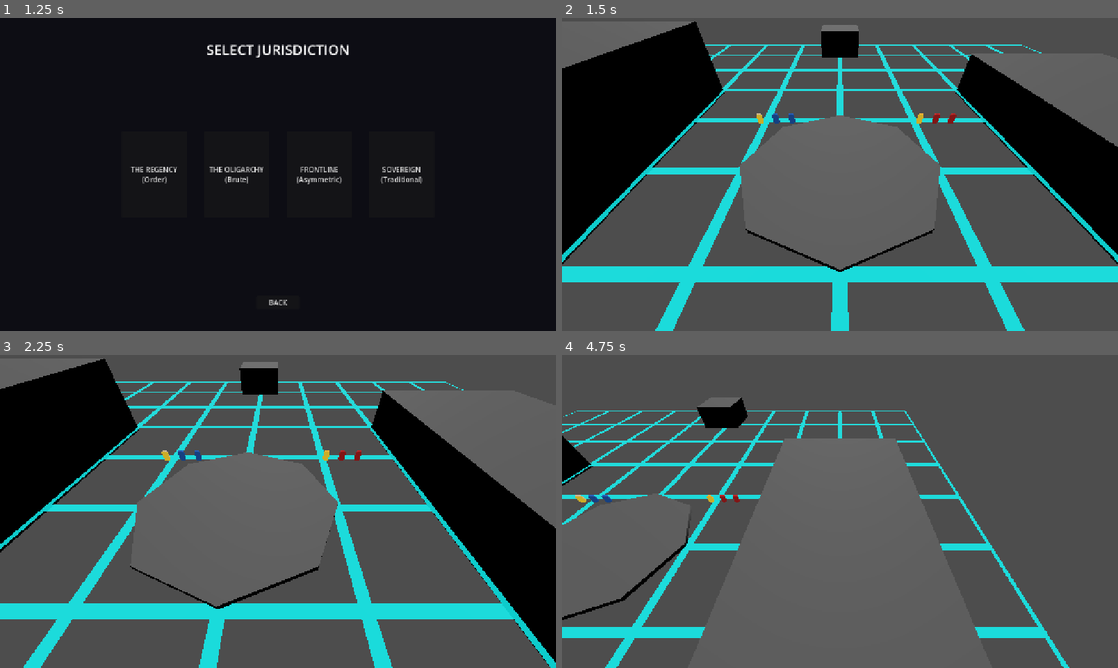
Above: before the commit, frames 1-4 (two rows, left to right).
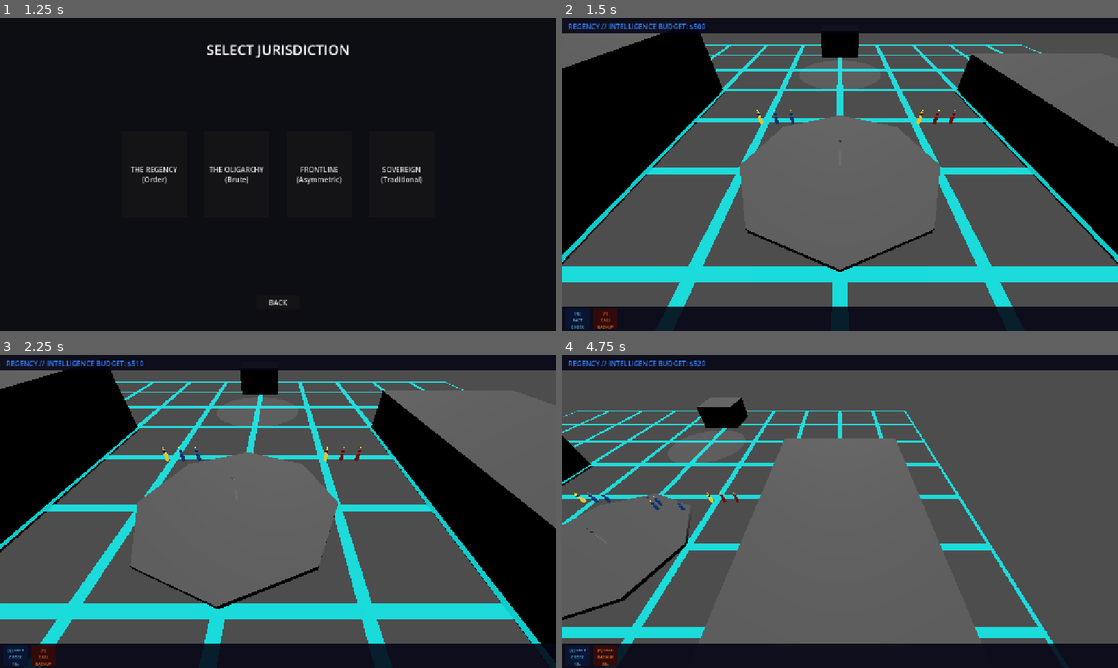
Above: after the commit, the same moments.

Repository: grantl12/rts
Game: Godot game, scene res://scenes/ui/main_menu.tscn
Two runs of this game, one before a commit and one after it. Both use one fixed random seed, a clock stepped at 60 frames per second and the inputs below.
Inputs (mouse positions are in pixels of both pictures, inside the frame that each line leads up to):
- Up to frame 1 (1.25 s): click "INITIATE NEW AUDIT" at 0.5 s
- Up to frame 2 (1.5 s): click "THE REGENCY (Order)" at 1.25 s
- Up to frame 3 (2.25 s): tap Enter at 2 s; move the mouse to (400, 495) at 2.02 s; hold Right (ui_right) from 2.03 s (still down); tap Q at 2.1 s; click (400, 495) at 2.17 s
- Up to frame 4 (4.75 s): tap E at 2.3, 2.85, 3.8, 4.35 s; move the mouse to (728, 527) at 2.77 s; release Right (ui_right) at 2.78 s; hold Down (ui_down) 2.78-3.53 s; click (728, 527) at 2.92 s; tap Q at 3.05, 3.6, 4.55 s; move the mouse to (895, 442) at 3.52 s; hold Right (ui_right) 3.53-4.28 s; click (895, 442) at 3.67 s; move the mouse to (812, 574) at 4.27 s; hold Up (ui_up) from 4.28 s (still down); click (812, 574) at 4.42 s

Frame 1 is identical in both runs. In frame 2, 13% of the frame differs, in the area x 0-100%, y 0-100%; in frame 3, 13%; in frame 4, 13%.

Commit message:
feat: HUD, audit points, unit visuals, Q/E abilities
- In-game HUD: faction budget (live), Q/E ability slots with cooldown timers, selection panel with block-char vitality/morale bars
- Unit visual pass: slimmer proportions, sphere head, soul leader crown, health bars above units, suppression grays body+head
- Audit points: three placed on The Quad (center, north, south) with glowing rings, capture progress bars, faction color shift, $75 capture bonus to ResourceManager
- Fixed audit point signals: body_entered/body_exited so CharacterBody3D units actually register
- Q = Fact Check (AOE de-suppress, 15s CD), E = Call Backup (3 reinforcements, 30s CD)
- ResourceManager + AbilityManager added as autoloads

Co-Authored-By: Claude Sonnet 4.6 <noreply@anthropic.com>

Diff:
--- a/client/project.godot
+++ b/client/project.godot
@@ -22,6 +22,8 @@
 [autoload]
 
 SupabaseManager="*res://scripts/managers/supabase_manager.gd"
+ResourceManager="*res://scripts/managers/resource_manager.gd"
+AbilityManager="*res://scripts/managers/ability_manager.gd"
 
 [display]
 
--- a/client/scenes/maps/the_quad.tscn
+++ b/client/scenes/maps/the_quad.tscn
@@ -1,10 +1,12 @@
-[gd_scene load_steps=6 format=3 uid="uid://c8y5j2w1u6k5b"]
+[gd_scene load_steps=8 format=3 uid="uid://c8y5j2w1u6k5b"]
 
 [ext_resource type="Script" path="res://scripts/maps/map_base.gd" id="1_map"]
 [ext_resource type="Material" path="res://materials/neon_grid_mat.tres" id="2_mat"]
 [ext_resource type="Script" path="res://scripts/camera_controller.gd" id="3_cam"]
 [ext_resource type="Script" path="res://scripts/managers/skirmish_manager.gd" id="4_skirmish"]
 [ext_resource type="Script" path="res://scripts/input_controller.gd" id="5_input"]
+[ext_resource type="Script" path="res://scripts/ui/game_hud.gd" id="6_hud"]
+[ext_resource type="Script" path="res://scripts/maps/audit_point.gd" id="7_ap"]
 
 [node name="TheQuad" type="Node3D"]
 script = ExtResource("1_map")
@@ -20,6 +22,9 @@
 
 [node name="InputController" type="Node3D" parent="."]
 script = ExtResource("5_input")
+
+[node name="GameHUD" type="CanvasLayer" parent="."]
+script = ExtResource("6_hud")
 
 [node name="WorldEnvironment" type="WorldEnvironment" parent="."]
 
@@ -47,3 +52,18 @@
 transform = Transform3D(1, 0, 0, 0, 1, 0, 0, 0, 1, 30, 3, 0)
 use_collision = true
 size = Vector3(20, 6, 40)
+
+[node name="AP_Center" type="Area3D" parent="."]
+transform = Transform3D(1, 0, 0, 0, 1, 0, 0, 0, 1, 0, 1, 0)
+script = ExtResource("7_ap")
+point_name = "THE QUAD"
+
+[node name="AP_North" type="Area3D" parent="."]
+transform = Transform3D(1, 0, 0, 0, 1, 0, 0, 0, 1, 0, 1, -28)
+script = ExtResource("7_ap")
+point_name = "NORTH PLAZA"
+
+[node name="AP_South" type="Area3D" parent="."]
+transform = Transform3D(1, 0, 0, 0, 1, 0, 0, 0, 1, 0, 1, 28)
+script = ExtResource("7_ap")
+point_name = "SOUTH STEPS"
--- a/client/scripts/input_controller.gd
+++ b/client/scripts/input_controller.gd
@@ -2,6 +2,7 @@
 
 ## THE DEEP STATE: Player Input Controller
 ## Left-click to select, shift+left to add, right-click to move/attack.
+## Q = Fact Check (AOE de-suppress), E = Call Backup (spawn reinforcements).
 
 var selected_units: Array[Unit] = []
 var _camera: Camera3D
@@ -10,15 +11,18 @@
 	_camera = get_parent().get_node("RTSCamera/Camera3D")
 
 func _input(event: InputEvent):
-	if not event is InputEventMouseButton or not event.pressed:
-		return
-	match event.button_index:
-		MOUSE_BUTTON_LEFT:
-			_handle_select(event.position, event.shift_pressed)
-			get_viewport().set_input_as_handled()
-		MOUSE_BUTTON_RIGHT:
-			_handle_order(event.position)
-			get_viewport().set_input_as_handled()
+	if event is InputEventMouseButton and event.pressed:
+		match event.button_index:
+			MOUSE_BUTTON_LEFT:
+				_handle_select(event.position, event.shift_pressed)
+				get_viewport().set_input_as_handled()
+			MOUSE_BUTTON_RIGHT:
+				_handle_order(event.position)
+				get_viewport().set_input_as_handled()
+	elif event is InputEventKey and event.pressed and not event.echo:
+		match event.keycode:
+			KEY_Q: _cast_ability(true)
+			KEY_E: _cast_ability(false)
 
 func _handle_select(mouse_pos: Vector2, additive: bool):
 	var hit = _raycast(mouse_pos)
@@ -26,6 +30,7 @@
 		_deselect_all()
 	if hit and hit.collider is Unit:
 		_select_unit(hit.collider)
+	_notify_hud()
 
 func _handle_order(mouse_pos: Vector2):
 	selected_units = selected_units.filter(func(u): return is_instance_valid(u))
@@ -34,7 +39,6 @@
 	var hit = _raycast(mouse_pos)
 	if not hit:
 		return
-
 	if hit.collider is Unit:
 		var target = hit.collider as Unit
 		if target.data.faction != selected_units[0].data.faction:
@@ -48,7 +52,23 @@
 			var offset = Vector3((col - 1) * 2.0, 0, row * 2.0)
 			selected_units[i].target_unit = null
 			selected_units[i].target_position = dest + offset
-			print("ORDER set target_position on unit ", i, ": ", dest + offset)
+
+func _cast_ability(is_q: bool):
+	var hud = get_tree().get_first_node_in_group("hud")
+	if not hud:
+		return
+	var world_pos := _get_screen_center_world()
+	if world_pos == Vector3.ZERO:
+		return
+	if is_q:
+		hud.try_q(world_pos)
+	else:
+		hud.try_e(world_pos)
+
+func _get_screen_center_world() -> Vector3:
+	var center = get_viewport().get_visible_rect().size / 2.0
+	var hit = _raycast(center)
+	return hit.position if hit else Vector3.ZERO
 
 func _select_unit(unit: Unit):
 	if unit not in selected_units:
@@ -61,6 +81,11 @@
 			unit.set_selected(false)
 	selected_units.clear()
 
+func _notify_hud():
+	var hud = get_tree().get_first_node_in_group("hud")
+	if hud:
+		hud.update_selection(selected_units)
+
 func _raycast(mouse_pos: Vector2) -> Dictionary:
 	var from = _camera.project_ray_origin(mouse_pos)
 	var to = from + _camera.project_ray_normal(mouse_pos) * 1000.0
--- a/client/scripts/managers/ability_manager.gd
+++ b/client/scripts/managers/ability_manager.gd
@@ -2,6 +2,21 @@
 
 ## THE DEEP STATE: Ability Manager
 ## Handles faction-specific "Superweapons" and powers.
+
+func spawn_reinforcements(pos: Vector3, faction: String = "Regency"):
+	var res_map := {
+		"Regency": "res://resources/units/park_ranger.tres",
+		"Oligarchy": "res://resources/units/conscript.tres",
+		"Frontline": "res://resources/units/digital_nomad.tres",
+		"Sovereign": "res://resources/units/conscript.tres",
+	}
+	var unit_res = load(res_map.get(faction, "res://resources/units/conscript.tres"))
+	var unit_scene = load("res://scenes/units/unit_base.tscn")
+	for i in range(3):
+		var unit = unit_scene.instantiate()
+		unit.data = unit_res
+		unit.position = pos + Vector3(randf_range(-3, 3), 0, randf_range(-3, 3))
+		get_tree().current_scene.add_child(unit)
 
 func spawn_meat_grinder(pos: Vector3, faction: String = "Oligarchy"):
 	print("INITIATING THE MEAT GRINDER at ", pos)
--- a/client/scripts/maps/audit_point.gd
+++ b/client/scripts/maps/audit_point.gd
@@ -2,7 +2,6 @@
 class_name AuditPoint
 
 ## THE DEEP STATE: Capture Point
-## Units within this area "Audit" the sector to their faction.
 
 signal captured(faction_name)
 
@@ -14,63 +13,129 @@
 var controlling_faction: String = "Neutral"
 var units_in_area: Array[Unit] = []
 
+var _ring_material: StandardMaterial3D
+var _point_label: Label3D
+var _progress_label: Label3D
+
 func _ready():
-	area_entered.connect(_on_unit_entered)
-	area_exited.connect(_on_unit_exited)
+	_build_visuals()
+	body_entered.connect(_on_body_entered)
+	body_exited.connect(_on_body_exited)
+	_update_visual()
+
+func _build_visuals():
+	var col = CollisionShape3D.new()
+	var shape = CylinderShape3D.new()
+	shape.radius = 8.0
+	shape.height = 6.0
+	col.shape = shape
+	add_child(col)
+
+	# Ground ring
+	_ring_material = StandardMaterial3D.new()
+	_ring_material.albedo_color = Color(0.5, 0.5, 0.5, 0.35)
+	_ring_material.emission_enabled = true
+	_ring_material.emission = Color(0.5, 0.5, 0.5) * 0.25
+	_ring_material.transparency = BaseMaterial3D.TRANSPARENCY_ALPHA
+	_ring_material.shading_mode = BaseMaterial3D.SHADING_MODE_UNSHADED
+
+	var ring = MeshInstance3D.new()
+	var ring_mesh = CylinderMesh.new()
+	ring_mesh.top_radius = 8.0
+	ring_mesh.bottom_radius = 8.0
+	ring_mesh.height = 0.06
+	ring_mesh.radial_segments = 48
+	ring.mesh = ring_mesh
+	ring.material_override = _ring_material
+	ring.position.y = -0.45
+	add_child(ring)
+
+	# Flag pillar
+	var pillar = MeshInstance3D.new()
+	var pillar_mesh = CylinderMesh.new()
+	pillar_mesh.top_radius = 0.08
+	pillar_mesh.bottom_radius = 0.08
+	pillar_mesh.height = 2.5
+	pillar.mesh = pillar_mesh
+	pillar.material_override = _ring_material
+	pillar.position.y = 0.8
+	add_child(pillar)
+
+	_point_label = Label3D.new()
+	_point_label.text = point_name.to_upper() + "\n[ NEUTRAL ]"
+	_point_label.font_size = 10
+	_point_label.outline_size = 3
+	_point_label.billboard = BaseMaterial3D.BILLBOARD_ENABLED
+	_point_label.position = Vector3(0, 3.2, 0)
+	_point_label.modulate = Color(0.7, 0.7, 0.7)
+	add_child(_point_label)
+
+	_progress_label = Label3D.new()
+	_progress_label.font_size = 8
+	_progress_label.billboard = BaseMaterial3D.BILLBOARD_ENABLED
+	_progress_label.position = Vector3(0, 2.6, 0)
+	add_child(_progress_label)
 
 func _process(delta):
 	if units_in_area.size() > 0:
-		process_audit(delta)
+		_process_audit(delta)
 
-func process_audit(delta):
-	# Calculate faction strengths in the area
-	var strengths = {"Regency": 0, "Oligarchy": 0, "Frontline": 0, "Sovereign": 0}
+func _process_audit(delta):
+	units_in_area = units_in_area.filter(func(u): return is_instance_valid(u))
+
+	var strengths := {"Regency": 0, "Oligarchy": 0, "Frontline": 0, "Sovereign": 0}
 	for unit in units_in_area:
 		strengths[unit.data.faction] += 1
 
-	# Find the strongest faction
-	var strongest_faction = ""
-	var max_strength = 0
+	var strongest := ""
+	var max_str := 0
 	for faction in strengths:
-		if strengths[faction] > max_strength:
-			max_strength = strengths[faction]
-			strongest_faction = faction
+		if strengths[faction] > max_str:
+			max_str = strengths[faction]
+			strongest = faction
 
-	# If contested (multiple factions), audit slows or stops
-	var is_contested = false
+	var contested := false
 	for faction in strengths:
-		if faction != strongest_faction and strengths[faction] > 0:
-			is_contested = true
+		if faction != strongest and strengths[faction] > 0:
+			contested = true
 			break
 
-	if strongest_faction != "" and strongest_faction != controlling_faction:
-		var multiplier = 1.0 if !is_contested else 0.2 # Massive slowdown if contested
-		current_audit_value += capture_speed * max_strength * multiplier * delta
-
+	if strongest != "" and strongest != controlling_faction:
+		var mult := 0.2 if contested else 1.0
+		current_audit_value += capture_speed * max_str * mult * delta
 		if current_audit_value >= total_audit_required:
-			controlling_faction = strongest_faction
+			controlling_faction = strongest
 			current_audit_value = total_audit_required
 			captured.emit(controlling_faction)
-			print("NARRATIVE UPDATED: " + point_name + " is now " + _get_faction_flavor(controlling_faction))
-	elif strongest_faction == controlling_faction and current_audit_value < total_audit_required:
-		# "Reinforcing" the narrative
+			ResourceManager.add_funds(controlling_faction, 75)
+			_point_label.text = point_name.to_upper() + "\n[ " + controlling_faction.to_upper() + " ]"
+			_point_label.modulate = _faction_color(controlling_faction)
+	elif strongest == controlling_faction and current_audit_value < total_audit_required:
 		current_audit_value += capture_speed * delta
 
+	_update_visual()
 
-func _get_faction_flavor(faction: String) -> String:
+func _update_visual():
+	var pct := current_audit_value / total_audit_required
+	var col := _faction_color(controlling_faction)
+	_ring_material.albedo_color = Color(col.r, col.g, col.b, 0.35)
+	_ring_material.emission = col * (0.2 + pct * 0.5)
+	var n := int(round(pct * 10))
+	_progress_label.text = "█".repeat(n) + "░".repeat(10 - n)
+	_progress_label.modulate = col
+
+func _faction_color(faction: String) -> Color:
 	match faction:
-		"Regency": return "SECURED FOR PUBLIC SAFETY"
-		"Oligarchy": return "ACQUIRED FOR PRIVATE EQUITY"
-		"Frontline": return "LIBERATED (FOOTAGE LEAKED)"
-		"Sovereign": return "RECLAIMED BY THE SOUL"
-	return "AUDITED"
+		"Regency":  return Color(0.2, 0.5, 1.0)
+		"Oligarchy": return Color(1.0, 0.2, 0.2)
+		"Frontline": return Color(0.3, 1.0, 0.35)
+		"Sovereign": return Color(0.8, 0.3, 1.0)
+	return Color(0.5, 0.5, 0.5)
 
-func _on_unit_entered(area):
-	var unit = area.get_parent()
-	if unit is Unit:
-		units_in_area.append(unit)
+func _on_body_entered(body: Node3D):
+	if body is Unit:
+		units_in_area.append(body as Unit)
 
-func _on_unit_exited(area):
-	var unit = area.get_parent()
-	if unit is Unit:
-		units_in_area.erase(unit)
+func _on_body_exited(body: Node3D):
+	if body is Unit:
+		units_in_area.erase(body as Unit)
--- /dev/null
+++ b/client/scripts/ui/game_hud.gd
@@ -0,0 +1,142 @@
+extends CanvasLayer
+
+## THE DEEP STATE: In-Game HUD
+
+const Q_COOLDOWN_MAX := 15.0
+const E_COOLDOWN_MAX := 30.0
+
+var player_faction: String = "Regency"
+var _q_cooldown: float = 0.0
+var _e_cooldown: float = 0.0
+var _selected_units: Array = []
+
+var _funds_label: Label
+var _q_label: Label
+var _e_label: Label
+var _selection_panel: Control
+var _selection_label: Label
+
+func _ready():
+	add_to_group("hud")
+	_build_ui()
+	ResourceManager.resources_changed.connect(_on_resources_changed)
+
+func _build_ui():
+	var top = _panel(true)
+	add_child(top)
+	_funds_label = Label.new()
+	_funds_label.position = Vector2(14, 8)
+	_funds_label.add_theme_color_override("font_color", Color(0.2, 0.5, 1.0))
+	_funds_label.text = "REGENCY // INTELLIGENCE BUDGET: $500"
+	top.add_child(_funds_label)
+
+	var bot = _panel(false)
+	add_child(bot)
+
+	var q_slot = _ability_slot(bot, Vector2(8, 6), Color(0.04, 0.08, 0.2))
+	_q_label = q_slot.get_child(0) as Label
+	_q_label.text = "[Q]\nFACT\nCHECK"
+	_q_label.add_theme_color_override("font_color", Color(0.4, 0.9, 1.0))
+
+	var e_slot = _ability_slot(bot, Vector2(72, 6), Color(0.2, 0.04, 0.04))
+	_e_label = e_slot.get_child(0) as Label
+	_e_label.text = "[E]\nCALL\nBACKUP"
+	_e_label.add_theme_color_override("font_color", Color(1.0, 0.55, 0.2))
+
+	_selection_panel = ColorRect.new()
+	(_selection_panel as ColorRect).color = Color(0.02, 0.02, 0.08, 0.88)
+	_selection_panel.set_anchors_preset(Control.PRESET_TOP_LEFT)
+	_selection_panel.position = Vector2(8, 44)
+	_selection_panel.custom_minimum_size = Vector2(210, 0)
+	_selection_panel.size = Vector2(210, 90)
+	_selection_panel.visible = false
+	add_child(_selection_panel)
+
+	_selection_label = Label.new()
+	_selection_label.position = Vector2(10, 8)
+	_selection_label.size = Vector2(190, 74)
+	_selection_label.add_theme_color_override("font_color", Color(0.85, 0.85, 0.85))
+	_selection_panel.add_child(_selection_label)
+
+func _panel(top: bool) -> ColorRect:
+	var r = ColorRect.new()
+	r.color = Color(0.02, 0.02, 0.08, 0.88)
+	if top:
+		r.set_anchors_preset(Control.PRESET_TOP_WIDE)
+		r.size.y = 36
+	else:
+		r.set_anchors_preset(Control.PRESET_BOTTOM_WIDE)
+		r.size.y = 56
+		r.offset_top = -56
+	return r
+
+func _ability_slot(parent: Control, pos: Vector2, bg: Color) -> ColorRect:
+	var slot = ColorRect.new()
+	slot.color = bg
+	slot.position = pos
+	slot.size = Vector2(56, 44)
+	parent.add_child(slot)
+	var lbl = Label.new()
+	lbl.position = Vector2(0, 2)
+	lbl.size = Vector2(56, 40)
+	lbl.horizontal_alignment = HORIZONTAL_ALIGNMENT_CENTER
+	lbl.add_theme_font_size_override("font_size", 9)
+	slot.add_child(lbl)
+	return slot
+
+func _process(delta):
+	if _q_cooldown > 0:
+		_q_cooldown -= delta
+		_q_label.text = "[Q] FACT\nCHECK\n%.0fs" % _q_cooldown
+	else:
+		_q_label.text = "[Q]\nFACT\nCHECK"
+	if _e_cooldown > 0:
+		_e_cooldown -= delta
+		_e_label.text = "[E] CALL\nBACKUP\n%.0fs" % _e_cooldown
+	else:
+		_e_label.text = "[E]\nCALL\nBACKUP"
+	if _selection_panel.visible and not _selected_units.is_empty():
+		_refresh_selection()
+
+func _on_resources_changed(faction: String, amount: int):
+	if faction == player_faction:
+		_funds_label.text = faction.to_upper() + " // INTELLIGENCE BUDGET: $" + str(amount)
+
+func update_selection(units: Array):
+	_selected_units = units.filter(func(u): return is_instance_valid(u))
+	_selection_panel.visible = not _selected_units.is_empty()
+	_refresh_selection()
+
+func _refresh_selection():
+	_selected_units = _selected_units.filter(func(u): return is_instance_valid(u))
+	if _selected_units.is_empty():
+		_selection_panel.visible = false
+		return
+	if _selected_units.size() == 1:
+		var u = _selected_units[0]
+		_selection_label.text = (
+			"[ " + u.data.unit_name.to_upper() + " ]\n" +
+			"VIT  " + _bar(u.current_vitality / u.data.max_vitality) + "\n" +
+			"MORL " + _bar(u.current_bureaucracy / u.data.max_bureaucracy) +
+			("\n!! RED TAPE ACTIVE !!" if u.is_suppressed else "")
+		)
+	else:
+		_selection_label.text = "[ " + str(_selected_units.size()) + " UNITS SELECTED ]"
+
+func _bar(pct: float) -> String:
+	var n := int(round(clampf(pct, 0.0, 1.0) * 8))
+	return "█".repeat(n) + "░".repeat(8 - n)
+
+func try_q(world_pos: Vector3) -> bool:
+	if _q_cooldown > 0:
+		return false
+	_q_cooldown = Q_COOLDOWN_MAX
+	AbilityManager.cast_fact_check(world_pos)
+	return true
+
+func try_e(world_pos: Vector3) -> bool:
+	if _e_cooldown > 0:
+		return false
+	_e_cooldown = E_COOLDOWN_MAX
+	AbilityManager.spawn_reinforcements(world_pos, player_faction)
+	return true
--- a/client/scripts/units/unit.gd
+++ b/client/scripts/units/unit.gd
@@ -7,7 +7,6 @@
 @export var is_soul_leader: bool = false
 @export var soul_id: String = ""
 
-@onready var navigation_agent: NavigationAgent3D = $NavigationAgent3D
 @onready var _status_label: Label3D = $StatusLabel
 
 var target_position: Vector3
@@ -20,7 +19,10 @@
 var is_suppressed: bool = false
 
 var _body_material: StandardMaterial3D
+var _head_material: StandardMaterial3D
 var _base_color: Color
+var _health_label: Label3D
+var _bars_dirty: bool = false
 
 func _ready():
 	if data:
@@ -38,30 +40,61 @@
 func _build_visuals():
 	_base_color = _get_faction_color()
 
-	# Body capsule mesh — faction colored with soft emission
+	# Body — slim capsule, faction colored
 	var body = MeshInstance3D.new()
 	var capsule = CapsuleMesh.new()
-	capsule.radius = 0.35
-	capsule.height = 1.4
+	capsule.radius = 0.22
+	capsule.height = 1.1
 	_body_material = StandardMaterial3D.new()
 	_body_material.albedo_color = _base_color
 	_body_material.emission_enabled = true
-	_body_material.emission = _base_color * 0.5
+	_body_material.emission = _base_color * 0.4
 	body.mesh = capsule
 	body.material_override = _body_material
+	body.position.y = 0.7
 	add_child(body)
-	body.position.y = 0.9
-
-	# Colored base ring (replaces the transparent shadow)
+
+	# Head sphere
+	var head = MeshInstance3D.new()
+	var sphere = SphereMesh.new()
+	sphere.radius = 0.2
+	sphere.height = 0.4
+	_head_material = StandardMaterial3D.new()
+	_head_material.albedo_color = _base_color.lightened(0.25)
+	_head_material.emission_enabled = true
+	_head_material.emission = _base_color * 0.3
+	head.mesh = sphere
+	head.material_override = _head_material
+	head.position.y = 1.5
+	add_child(head)
+
+	# Soul leader crown indicator
+	if is_soul_leader:
+		var crown = MeshInstance3D.new()
+		var crown_mesh = CylinderMesh.new()
+		crown_mesh.top_radius = 0.0
+		crown_mesh.bottom_radius = 0.18
+		crown_mesh.height = 0.28
+		var crown_mat = StandardMaterial3D.new()
+		crown_mat.albedo_color = Color(1.0, 0.85, 0.1)
+		crown_mat.emission_enabled = true
+		crown_mat.emission = Color(1.0, 0.75, 0.0) * 1.2
+		crown_mat.shading_mode = BaseMaterial3D.SHADING_MODE_UNSHADED
+		crown.mesh = crown_mesh
+		crown.material_override = crown_mat
+		crown.position.y = 1.78
+		add_child(crown)
+
+	# Base ring
 	if has_node("Shadow"):
 		var ring_mat = StandardMaterial3D.new()
-		ring_mat.albedo_color = Color(_base_color.r, _base_color.g, _base_color.b, 0.7)
+		ring_mat.albedo_color = Color(_base_color.r, _base_color.g, _base_color.b, 0.6)
 		ring_mat.emission_enabled = true
-		ring_mat.emission = _base_color * 0.8
+		ring_mat.emission = _base_color * 0.7
 		ring_mat.transparency = BaseMaterial3D.TRANSPARENCY_ALPHA
 		$Shadow.material = ring_mat
 
-	# Unit name label floating above
+	# Name label
 	var name_label = Label3D.new()
 	name_label.text = data.unit_name
 	name_label.font_size = 6
@@ -71,6 +104,15 @@
 	name_label.position = Vector3(0, 2.6, 0)
 	add_child(name_label)
 
+	# Health bars label (above head, below status)
+	_health_label = Label3D.new()
+	_health_label.font_size = 7
+	_health_label.outline_size = 2
+	_health_label.billboard = BaseMaterial3D.BILLBOARD_ENABLED
+	_health_label.position = Vector3(0, 1.95, 0)
+	add_child(_health_label)
+	_update_bars()
+
 func _get_faction_color() -> Color:
 	match data.faction:
 		"Regency":  return Color(0.2, 0.5, 1.0)
@@ -81,7 +123,7 @@
 
 func apply_soul_visuals():
 	if _body_material:
-		_body_material.emission = Color(1.0, 0.85, 0.2) * 0.8  # Gold soul glow
+		_body_material.emission = Color(1.0, 0.85, 0.2) * 0.9
 
 func set_selected(value: bool):
 	is_selected = value
@@ -89,8 +131,10 @@
 		return
 	if value:
 		_body_material.emission = Color(0.3, 1.0, 0.6) * 1.0
+		_head_material.emission = Color(0.3, 1.0, 0.6) * 0.7
 	else:
-		_body_material.emission = _base_color * 0.5
+		_body_material.emission = _base_color * 0.4
+		_head_material.emission = _base_color * 0.3
 		if is_soul_leader:
 			apply_soul_visuals()
 
@@ -100,6 +144,11 @@
 
 	if not is_suppressed and current_bureaucracy < data.max_bureaucracy:
 		current_bureaucracy += delta * 2.0
+		_bars_dirty = true
+
+	if _bars_dirty:
+		_update_bars()
+		_bars_dirty = false
 
 	if target_unit and is_instance_valid(target_unit):
 		handle_combat(delta)
@@ -141,8 +190,19 @@
 		current_bureaucracy -= final_amount
 		if current_bureaucracy < (data.max_bureaucracy * 0.3):
 			apply_suppression()
+	_bars_dirty = true
 	if current_vitality <= 0:
 		die()
+
+func _update_bars():
+	if not _health_label or not data:
+		return
+	var vit_pct := clampf(current_vitality / data.max_vitality, 0.0, 1.0)
+	var bur_pct := clampf(current_bureaucracy / data.max_bureaucracy, 0.0, 1.0)
+	var vn := int(round(vit_pct * 6))
+	var bn := int(round(bur_pct * 6))
+	_health_label.text = "█".repeat(vn) + "░".repeat(6 - vn) + "\n" + "█".repeat(bn) + "░".repeat(6 - bn)
+	_health_label.modulate = Color(0.3 + vit_pct * 0.7, 0.9 * vit_pct, 0.2)
 
 func is_in_cover() -> bool:
 	return false
@@ -154,12 +214,16 @@
 	_status_label.text = "█ RED TAPE █"
 	_status_label.modulate = Color(1.0, 0.15, 0.15)
 	if _body_material:
-		_body_material.albedo_color = Color(0.4, 0.4, 0.4)
+		_body_material.albedo_color = Color(0.35, 0.35, 0.35)
+	if _head_material:
+		_head_material.albedo_color = Color(0.35, 0.35, 0.35)
 	await get_tree().create_timer(3.0).timeout
 	is_suppressed = false
 	_status_label.text = ""
 	if _body_material:
 		_body_material.albedo_color = _base_color
+	if _head_material:
+		_head_material.albedo_color = _base_color.lightened(0.25)
 
 func die():
 	if is_soul_leader:
